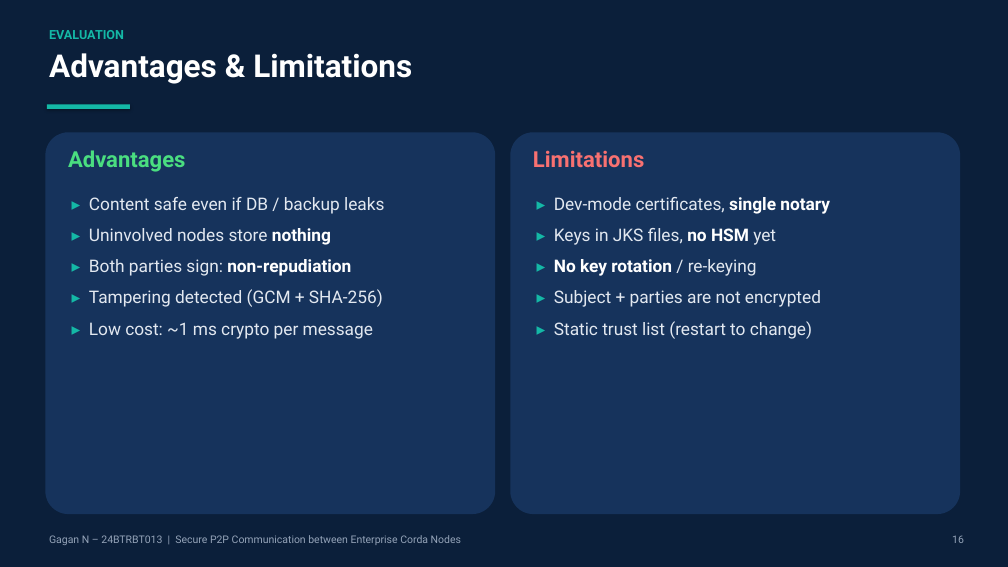
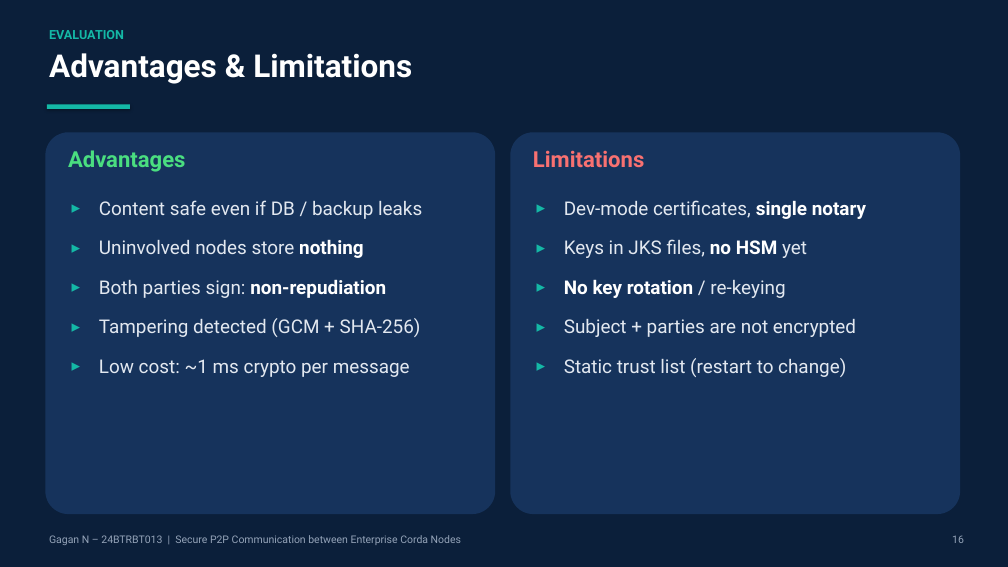
Before and after one commit to Momo-1628/secure-p2p-corda-nodes, a slide deck: slide 16 of ppt/Topic12_Secure_P2P_Corda_24BTRBT013.pptx. Drawn at 1008x567 pixels with LibreOffice and Linux fonts; fonts in the diff are those of the drawing. Boxes give left, top, right and bottom in pixels: in the first picture for what was removed or moved away, otherwise in the second. Text is boxed around its words. In the diff, an @@ line names an element or a change of style, - is before the commit and + after.

```diff
--- a/ppt/Topic12_Secure_P2P_Corda_24BTRBT013.pptx
+++ b/ppt/Topic12_Secure_P2P_Corda_24BTRBT013.pptx
@@ text at (x1=99, y1=200, x2=422, y2=377): text changed; size 16.5 to 18 pt @@
-▸ Content safe even if DB / backup leaks
-▸ Uninvolved nodes store nothing
-▸ Both parties sign: non-repudiation
-▸ Tampering detected (GCM + SHA-256)
-▸ Low cost: ~1 ms crypto per message
+▸ Content safe even if DB / backup leaks
+▸ Uninvolved nodes store nothing
+▸ Both parties sign: non-repudiation
+▸ Tampering detected (GCM + SHA-256)
+▸ Low cost: ~1 ms crypto per message
@@ text at (x1=564, y1=200, x2=866, y2=377): text changed; size 16.5 to 18 pt @@
-▸ Dev-mode certificates, single notary
-▸ Keys in JKS files, no HSM yet
-▸ No key rotation / re-keying
-▸ Subject + parties are not encrypted
-▸ Static trust list (restart to change)
+▸ Dev-mode certificates, single notary
+▸ Keys in JKS files, no HSM yet
+▸ No key rotation / re-keying
+▸ Subject + parties are not encrypted
+▸ Static trust list (restart to change)
```
Also in this commit, not shown: 15 other slides changed, 2 other files.
